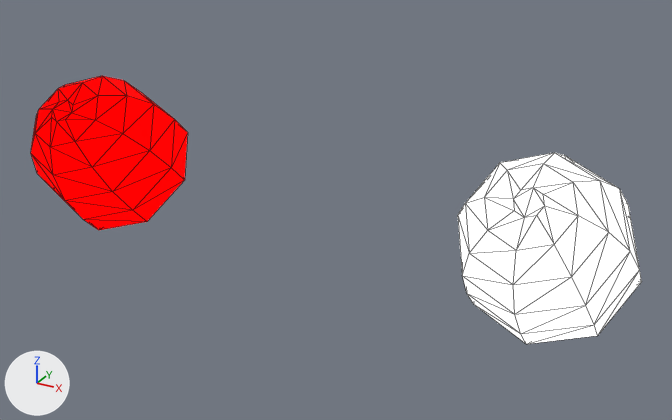
The glTF model addons/Cubiix_Assets/Mods/CoreAssets/Assets/Mesh/Base/Extra/Nub_Extra.gltf: old version first, new version second.
One viewpoint serves both versions: a 50 mm camera at (0.931, -2.555, 5.275) aimed at (0.07, -0.99, 4.492). Every picture has the same lights, and +X, +Y and +Z are marked at lower left. Mesh edges are drawn as thin lines. Vertices at the same position are counted once.

Objects in the first picture: 'Nub_Extra'.
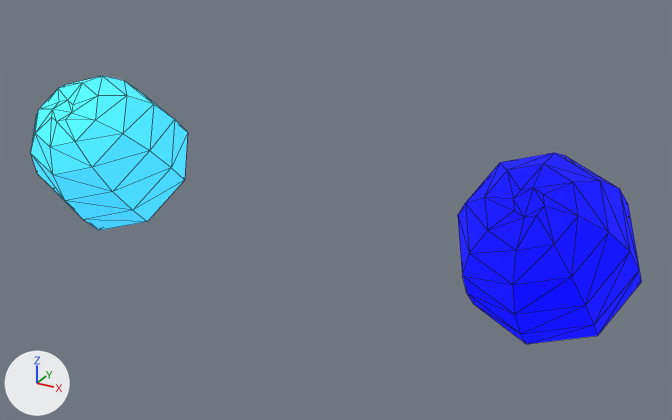
Location of each change, [x1, y1, x2, y2] in pixels of the pictures (672 x 420 px):
'Nub_Extra', surface changed
    both: [31, 76, 642, 344]

Edits to the bpy script that builds the scene:
```text
Add img_shader_teststrip:
    img_shader_teststrip = load_image('Shader_TestStrip', 'Shader_TestStrip.png', 18, 2, 'sRGB')
Change mat_material:
    where n0 = _N.new('ShaderNodeBsdfPrincipled'); n0.name = 'Principled BSDF'
    remove n0.inputs[0].default_value = (0.0, 0.0, 0.0, 1.0)  # 'Base Color', black #000000
    remove n0.inputs[1].default_value = 1.0  # 'Metallic'
    n0.inputs[28].default_value: 1.5 -> 1.0  # 'Emission Strength'
    where n2 = _N.new('ShaderNodeTexImage'); n2.name = 'Image Texture'
    n2.image: img_color_palette -> img_shader_teststrip
    add n3 = _N.new('ShaderNodeTexImage'); n3.name = 'Image Texture.001'
    add n3.image = img_shader_teststrip
    add n3.interpolation = 'Closest'
    add _L.new(n3.outputs[0], n0.inputs[0])  # 'Color' to 'Base Color'
Change me_plane_035:
    where me_plane_035.from_pydata(...)  # 96 vertices, 184 faces; spans x -0.692..0.692, y -1.192..-0.831, z 4.347..4.705
    used by ob_nub_extra; location = (0.0, 0.0, 0.0)
    me_plane_035 part 1: texture (UV) coordinates of 184 of 184 faces, centred in x -0.675..0.675, y -1.185..-0.858, z 4.373..4.7, changed; they spanned u 0.25..0.75, v 0.75..0.75 and now span u 0.03..0.09, v 0.75..0.75
```
